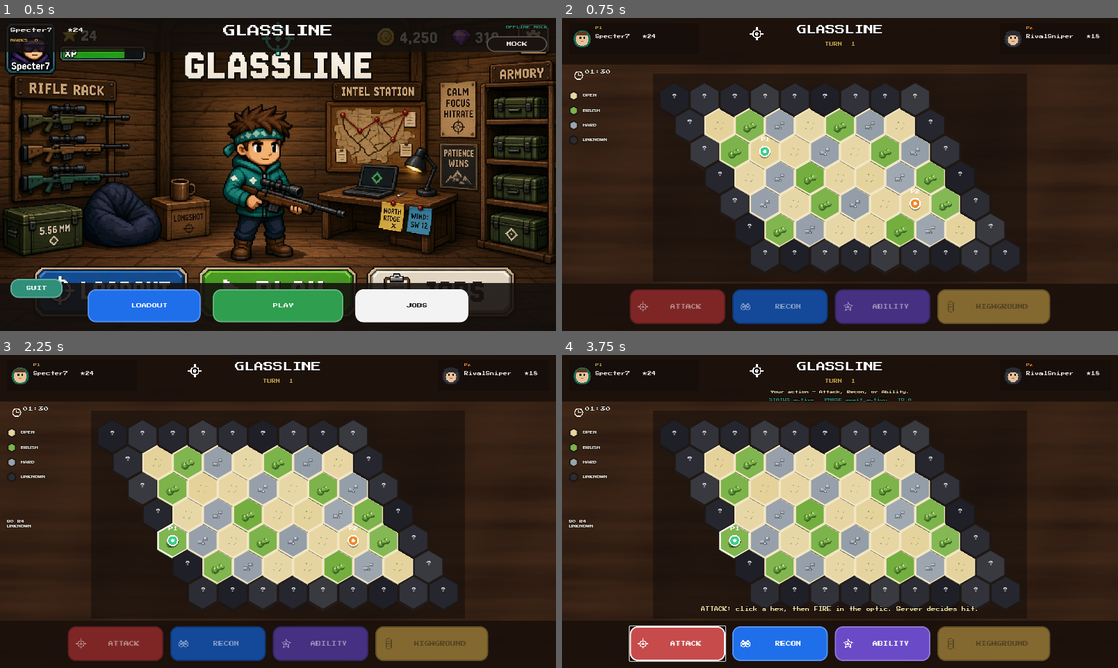
Above: before the commit, frames 1-4 (two rows, left to right).
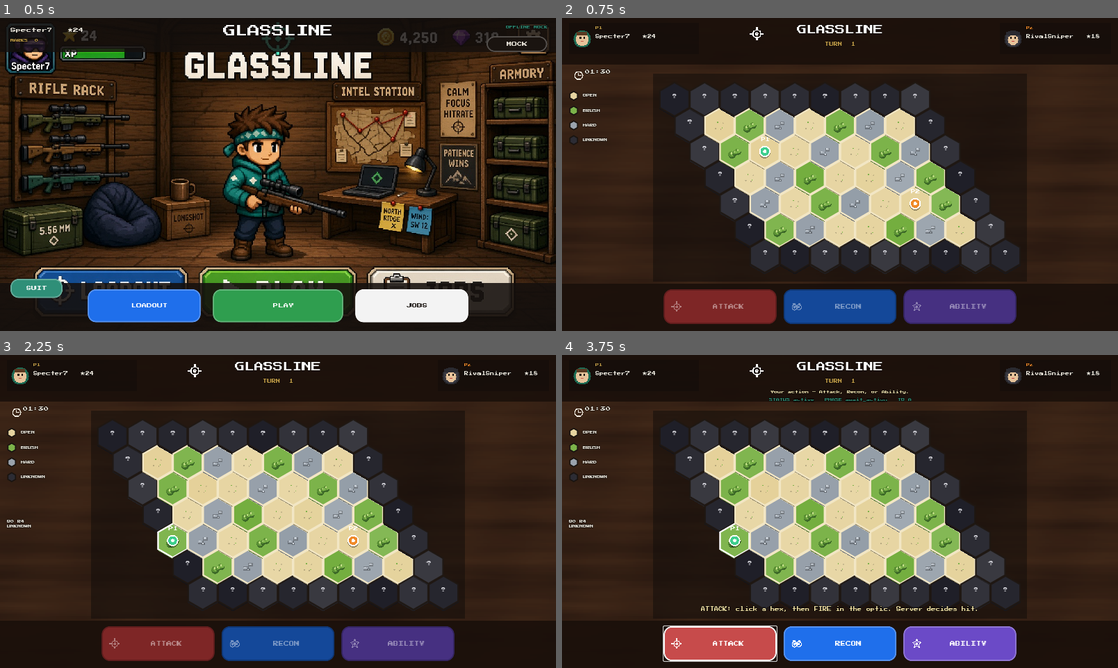
Above: after the commit, the same moments.

Repository: physikal/glassline-godot
Game: Godot game, scene res://scenes/lobby/hideout_lobby.tscn
Same seed, same stepped clock (60 frames per second), same inputs: the game is played once before the commit and once after it.
Inputs (mouse positions are in pixels of both pictures, inside the frame that each line leads up to):
- Up to frame 1 (0.5 s): no input
- Up to frame 2 (0.75 s): click "PLAY" at 0.5 s
- Up to frame 3 (2.25 s): tap Enter at 1.25 s; move the mouse to (400, 495) at 1.27 s; click (400, 495) at 1.42 s; tap Space at 2 s; move the mouse to (166, 527) at 2.02 s; click (166, 527) at 2.17 s
- Up to frame 4 (3.75 s): click "START" at 2.75 s; click "ATTACK" at 3.5 s

Frame 1 is identical in both runs. In frame 2, 6.1% of the frame differs, in the area x 12-88%, y 86-98%; in frame 3, 6.1%; in frame 4, 6.2%.

Commit message:
Park HIGHGROUND chrome; keep 9x7 axial after-Play board.
v0 HUD is Attack / Recon / Ability (UAV) only. Board remains 9x7 axial
(9 cols x 7 rows, 63 hexes). Recaptured artifacts/a1-after-play.png.

Co-authored-by: physikal <physikal@users.noreply.github.com>

Diff:
--- a/scenes/match/hex_board.gd
+++ b/scenes/match/hex_board.gd
@@ -1,6 +1,7 @@
 extends Node2D
-## Interactive 9×7 axial board. Printed table terrain is a visual placeholder;
-## MatchAPI / snapshot still owns revealed types, tokens, and hit/miss.
+## Interactive 9×7 axial board (BOARD_Q=9 cols × BOARD_R=7 rows, 63 hexes).
+## Printed table terrain is a visual placeholder; MatchAPI / snapshot still
+## owns revealed types, tokens, and hit/miss.
 
 const HexMath := preload("res://scripts/hex_math.gd")
 const Contract := preload("res://types/contract.gd")
--- a/scenes/match/match_screen.gd
+++ b/scenes/match/match_screen.gd
@@ -189,20 +189,16 @@
 	row.add_theme_constant_override("separation", 16)
 	add_child(row)
 
-	_btn_attack = Chrome.action_button("attack", "ATTACK", Chrome.ATTACK_RED, Color.WHITE, Vector2(220, 68))
+	_btn_attack = Chrome.action_button("attack", "ATTACK", Chrome.ATTACK_RED, Color.WHITE, Vector2(260, 68))
 	_btn_attack.pressed.connect(_on_attack)
 	row.add_child(_btn_attack)
-	_btn_recon = Chrome.action_button("recon", "RECON", Chrome.RECON_BLUE, Color.WHITE, Vector2(220, 68))
+	_btn_recon = Chrome.action_button("recon", "RECON", Chrome.RECON_BLUE, Color.WHITE, Vector2(260, 68))
 	_btn_recon.pressed.connect(_on_recon)
 	row.add_child(_btn_recon)
-	_btn_uav = Chrome.action_button("ability", "ABILITY", Chrome.ABILITY_PURPLE, Color.WHITE, Vector2(220, 68))
-	_btn_uav.tooltip_text = "Ability / UAV — one reveal, MatchAPI owns the result."
+	_btn_uav = Chrome.action_button("ability", "ABILITY", Chrome.ABILITY_PURPLE, Color.WHITE, Vector2(260, 68))
+	_btn_uav.tooltip_text = "Ability maps to v0 UAV. MatchAPI owns the reveal."
 	_btn_uav.pressed.connect(_on_uav)
 	row.add_child(_btn_uav)
-	var high := Chrome.action_button("highground", "HIGHGROUND", Chrome.HIGH_GOLD, Chrome.INK, Vector2(260, 68))
-	high.disabled = true
-	high.tooltip_text = "Flavor chip from the hex-map plate. Hit/miss stays server-side."
-	row.add_child(high)
 
 	_btn_start = Chrome.chunk_button("START", Chrome.PLAY_GREEN, Color.WHITE, Vector2(160, 40))
 	_btn_start.position = Vector2(1096, 64)
--- a/scripts/chrome.gd
+++ b/scripts/chrome.gd
@@ -126,8 +126,6 @@
 			_icon_binoculars(img, color)
 		"ability":
 			_icon_star(img, color)
-		"highground":
-			_icon_layers(img, color)
 		"clock":
 			_icon_clock(img, color)
 		_:
@@ -215,26 +213,10 @@
 	_fill_circle(img, 14, 14, 3, color)
 
 
-static func _icon_layers(img: Image, color: Color) -> void:
-	_hex_outline(img, 14, 20, 7, color)
-	_hex_outline(img, 14, 14, 7, color)
-	_hex_outline(img, 14, 8, 7, color)
-
-
 static func _icon_clock(img: Image, color: Color) -> void:
 	_stroke_circle(img, 14, 14, 10, color)
 	_fill_rect(img, 13, 8, 2, 7, color)
 	_fill_rect(img, 13, 13, 7, 2, color)
-
-
-static func _hex_outline(img: Image, cx: int, cy: int, radius: int, color: Color) -> void:
-	var prev := Vector2.ZERO
-	for i in 7:
-		var angle := deg_to_rad(60.0 * float(i % 6) - 30.0)
-		var pt := Vector2(cx, cy) + Vector2(cos(angle), sin(angle)) * float(radius)
-		if i > 0:
-			_line(img, prev.x, prev.y, pt.x, pt.y, color)
-		prev = pt
 
 
 static func _px(img: Image, x: int, y: int, color: Color) -> void:
Binary file changed: artifacts/a1-after-play.png
Not shown, changed: artifacts/A1_A3_NOTES.md
